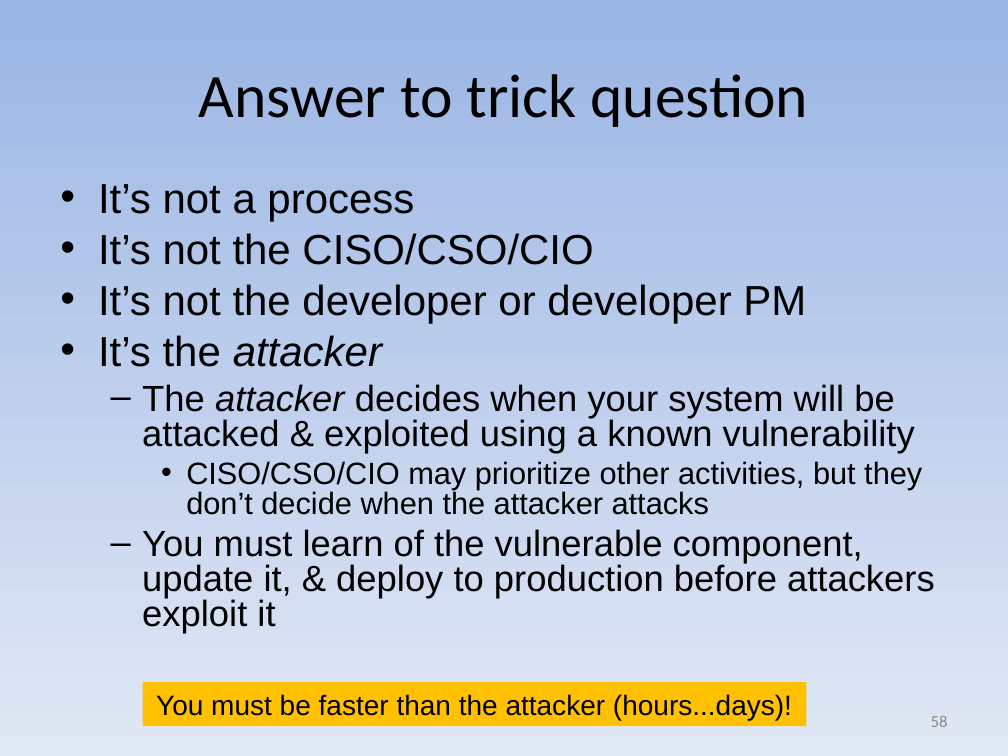
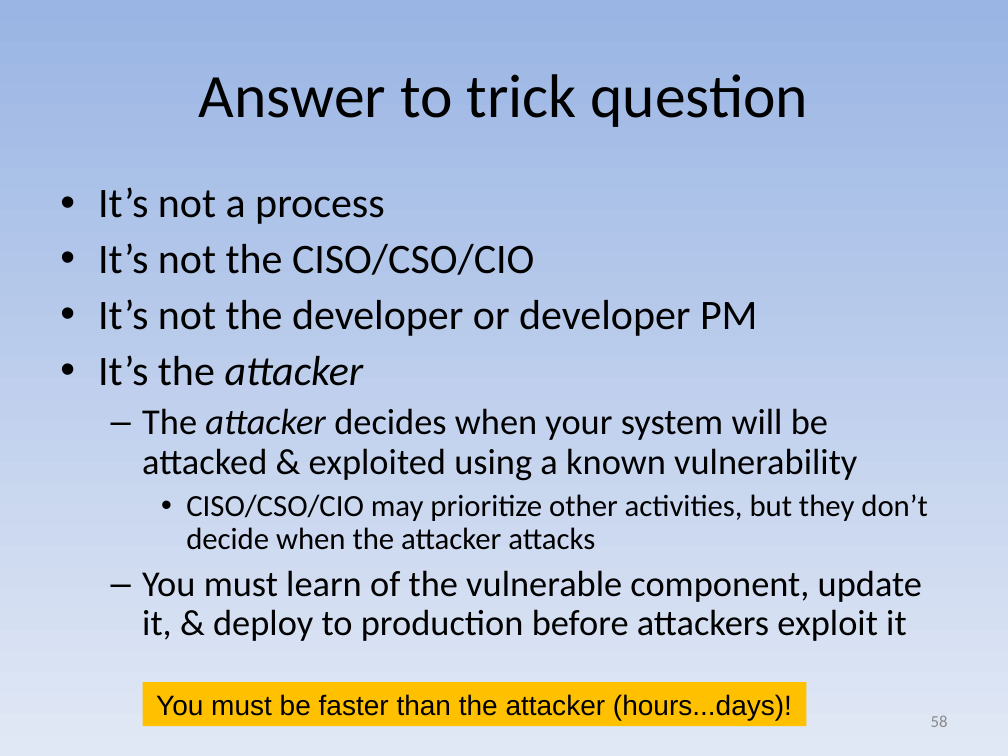
Before and after one commit to david-a-wheeler/david-a-wheeler.github.io, a slide deck: slide 58 of secure-class/presentations/Secure-Software-8-Errors.ppt. Drawn at 1008x756 pixels with LibreOffice and Linux fonts; fonts in the diff are those of the drawing. Boxes give left, top, right and bottom in pixels: in the first picture for what was removed or moved away, otherwise in the second. Text is boxed around its words. In the diff, an @@ line names an element or a change of style, - is before the commit and + after.

```diff
--- a/secure-class/presentations/Secure-Software-8-Errors.ppt
+++ b/secure-class/presentations/Secure-Software-8-Errors.ppt
@@ text "It’s not a process" at [98,187,927,641]: font Arial to Calibri; line spacing 0.8 to 0.9 @@
```
Also in this commit, not shown: 3 other slides changed, 2 other files.
